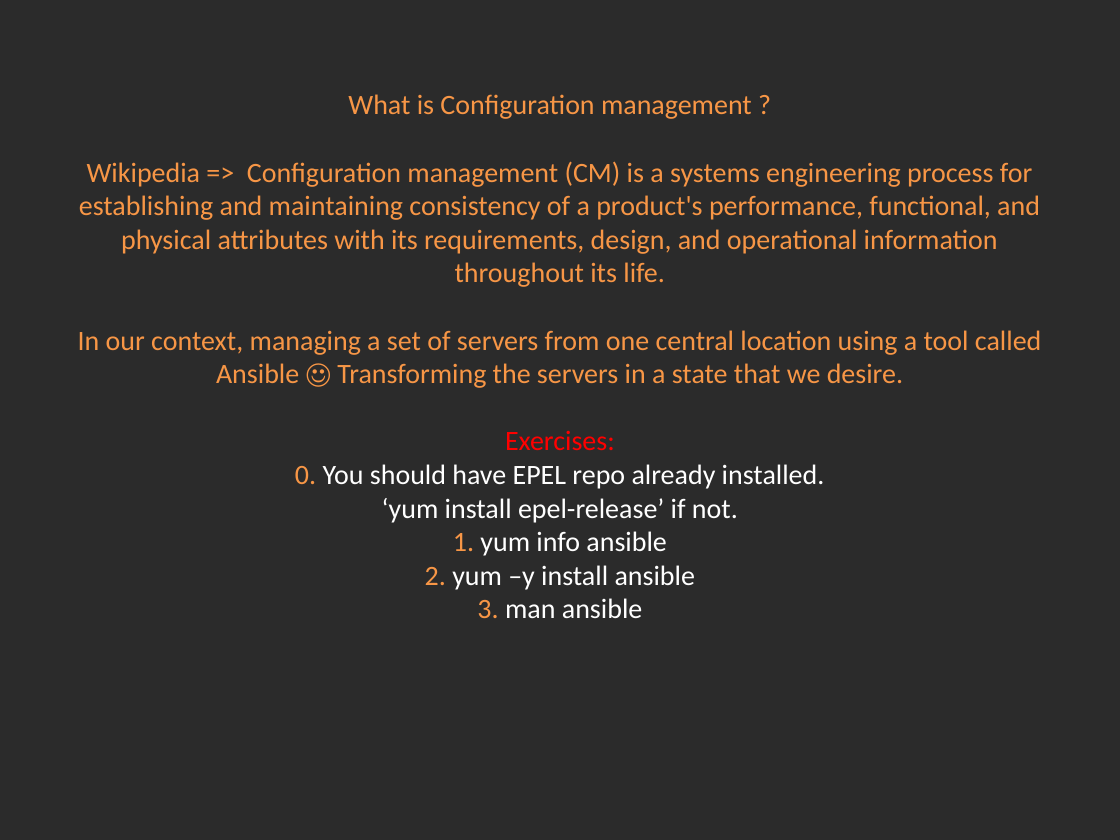
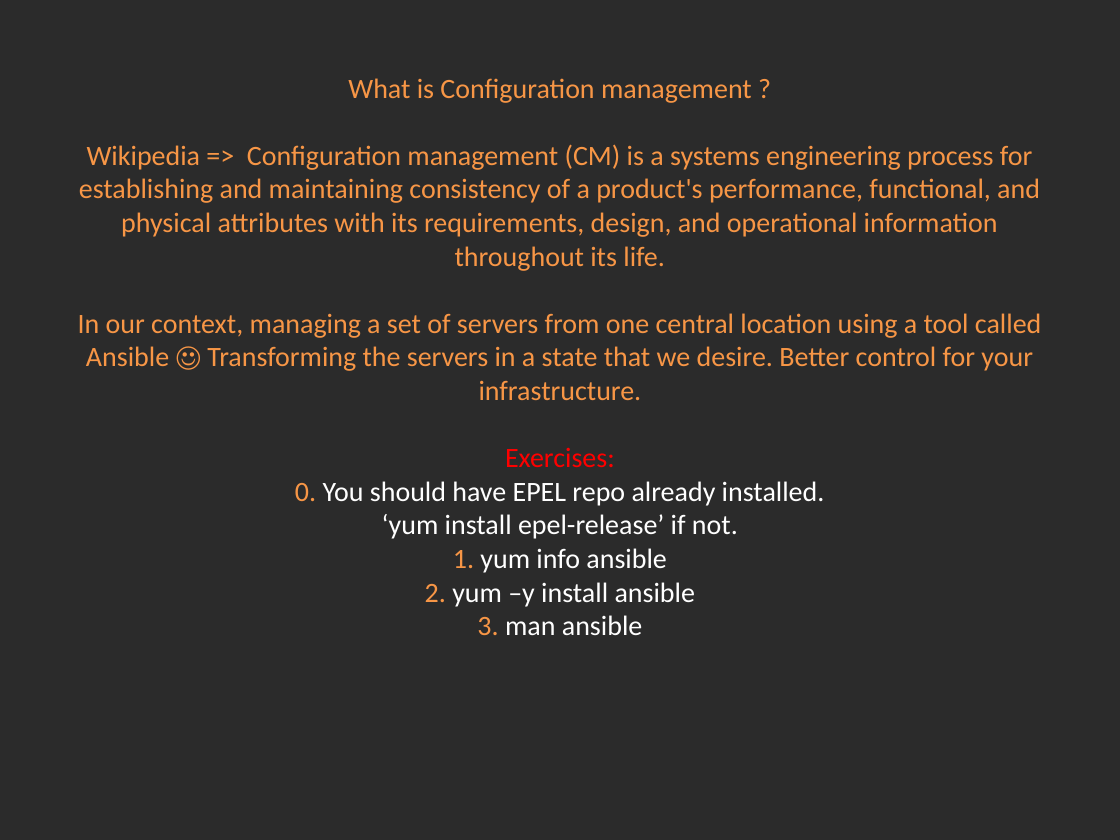
Before and after one commit to Academy-Soft-Intellect/Linux-Course, a slide deck: slide 1 of 16.ConfigurationManagement_With_Ansible/16-Conf_Man_Ansible.pptx. Drawn at 1120x840 pixels with LibreOffice and Linux fonts; fonts in the diff are those of the drawing; background and template pictures are left out; a plain dark background stands for a picture behind light text. Boxes give left, top, right and bottom in pixels: in the first picture for what was removed or moved away, otherwise in the second. Text is boxed around its words. In the diff, an @@ line names an element or a change of style, - is before the commit and + after.

Commit message:
ANsible.

```diff
--- a/16.ConfigurationManagement_With_Ansible/16-Conf_Man_Ansible.pptx
+++ b/16.ConfigurationManagement_With_Ansible/16-Conf_Man_Ansible.pptx
@@ title at box(78, 78, 1041, 635): text changed @@
-What is Configuration management ?
-Wikipedia => Configuration management (CM) is a systems engineering process for establishing and maintaining consistency of a product's performance, functional, and physical attributes with its requirements, design, and operational information throughout its life.
-In our context, managing a set of servers from one central location using a tool called Ansible ☺ Transforming the servers in a state that we desire.
-Exercises:
-0. You should have EPEL repo already installed.
-‘yum install epel-release’ if not.
-1. yum info ansible
-2. yum –y install ansible
-3. man ansible
+What is Configuration management ?
+Wikipedia => Configuration management (CM) is a systems engineering process for establishing and maintaining consistency of a product's performance, functional, and physical attributes with its requirements, design, and operational information throughout its life.
+In our context, managing a set of servers from one central location using a tool called Ansible ☺ Transforming the servers in a state that we desire. Better control for your infrastructure.
+Exercises:
+0. You should have EPEL repo already installed.
+‘yum install epel-release’ if not.
+1. yum info ansible
+2. yum –y install ansible
+3. man ansible
```
Also in this commit, not shown: 1 slide added.
